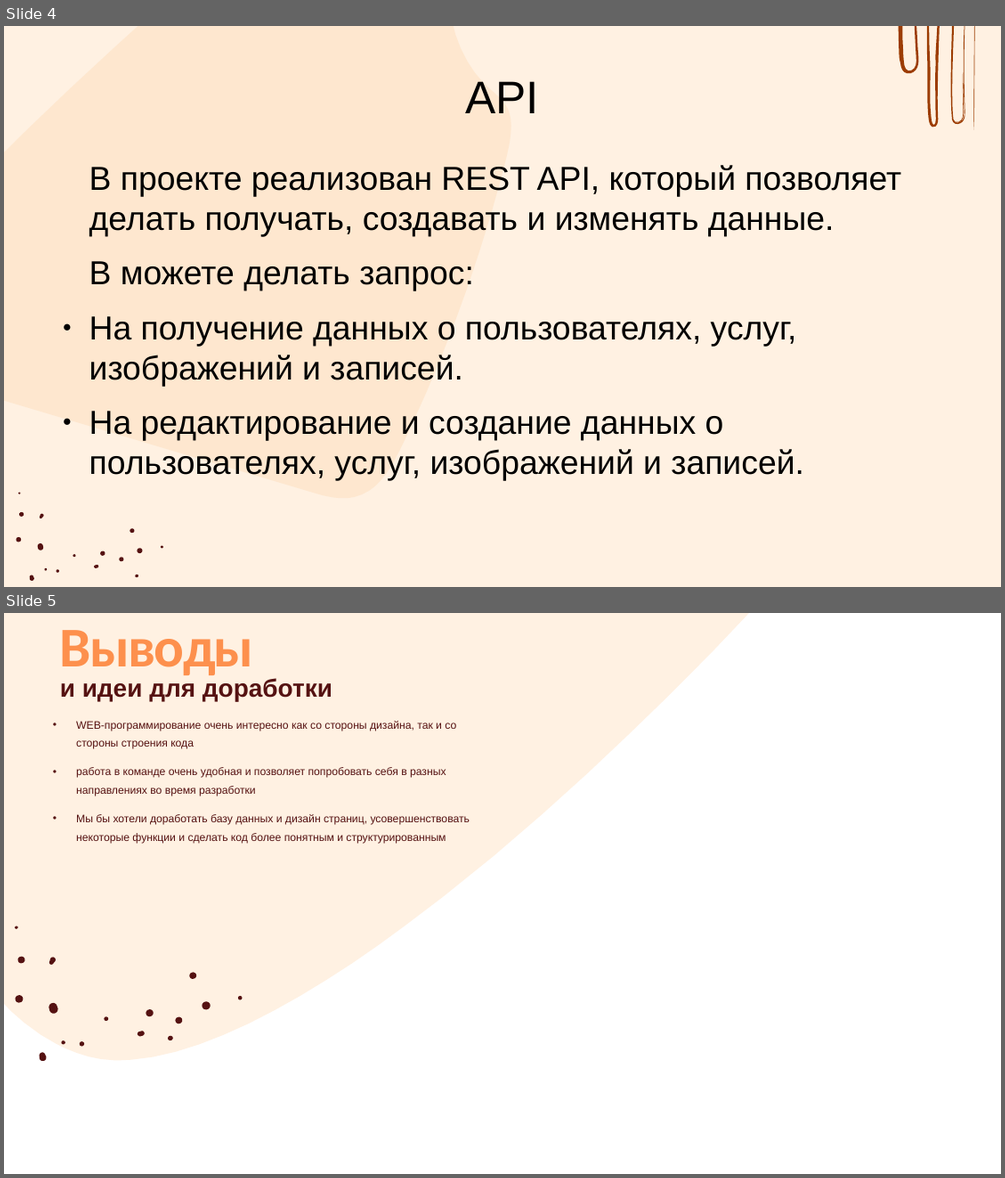
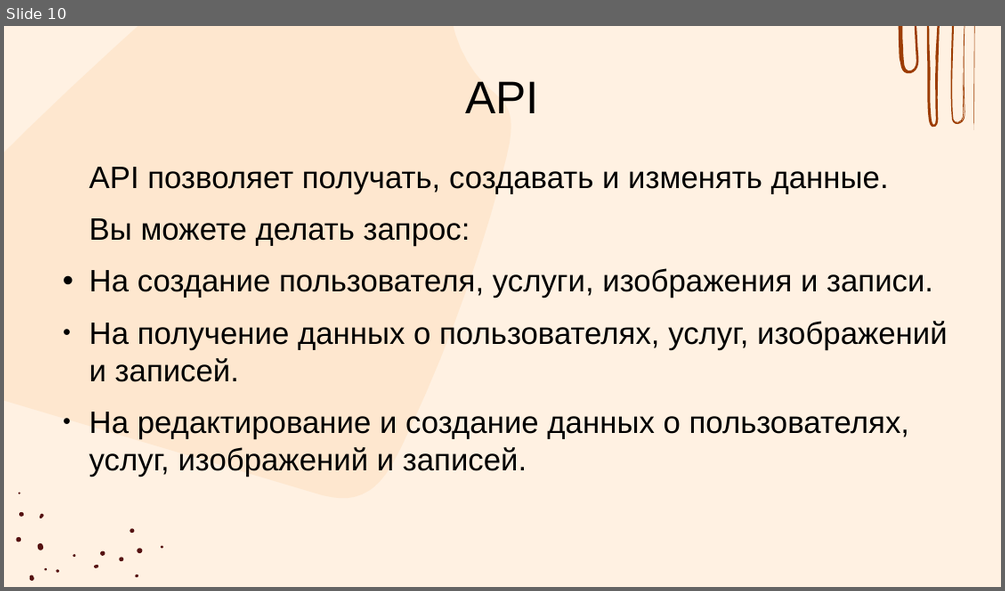
Before and after one commit to Irishka6/WEBproject, a slide deck: Web.pptx. Shown one above the other, each under a label of ours: slides 4 and 5 before the commit, slide 10 after it. The pictures are 1005x1178 and 1005x591 pixels, drawn with LibreOffice and Linux fonts; fonts in the diff are those of the drawing; background and template pictures are left out. Boxes give left, top, right and bottom in pixels: in the first picture for what was removed or moved away, otherwise in the second. Text is boxed around its words. In the diff, an @@ line names an element or a change of style, - is before the commit and + after.

```diff
--- a/Web.pptx
+++ b/Web.pptx
@@ slide 5 removed at box(4, 613, 1001, 1174), background picture (left out) @@
@@ freeform shape removed at box(4, 613, 749, 1060) @@
@@ title removed at box(60, 630, 254, 675) @@
-Выводы
@@ subtitle removed at box(60, 678, 332, 701) @@
-и идеи для доработки
@@ text removed at box(76, 721, 470, 844) @@
-• WEB-программирование очень интересно как со стороны дизайна, так и со стороны строения кода
-• работа в команде очень удобная и позволяет попробовать себя в разных направлениях во время разработки
-• Мы бы хотели доработать базу данных и дизайн страниц, усовершенствовать некоторые функции и сделать код более понятным и структурированным
@@ group removed at box(14, 926, 243, 1062): 16 freeform shapes @@
@@ what was slide 4 is now slide 10 @@
@@ slide 10 changed as well @@
@@ outline redrawn in 3 elements at box(4, 26, 511, 498), box(951, 26, 965, 124), box(974, 26, 975, 130) @@
@@ text at box(89, 167, 933, 297): text changed; size 32 to 29.9 pt @@
-В проекте реализован REST API, который позволяет делать получать, создавать и изменять данные.
-В можете делать запрос:
+API позволяет получать, создавать и изменять данные.
+Вы можете делать запрос:
+• На создание пользователя, услуги, изображения и записи.
@@ text at box(89, 321, 947, 476): size 32 to 29.9 pt in "На получение данных о пользователях, услуг, изображений ...", "На редактирование и создание данных о пользователях, ..." @@
```
Also in this commit, not shown: 3 other slides changed, 11 slides added, 1 other slide removed, 8 other files.
